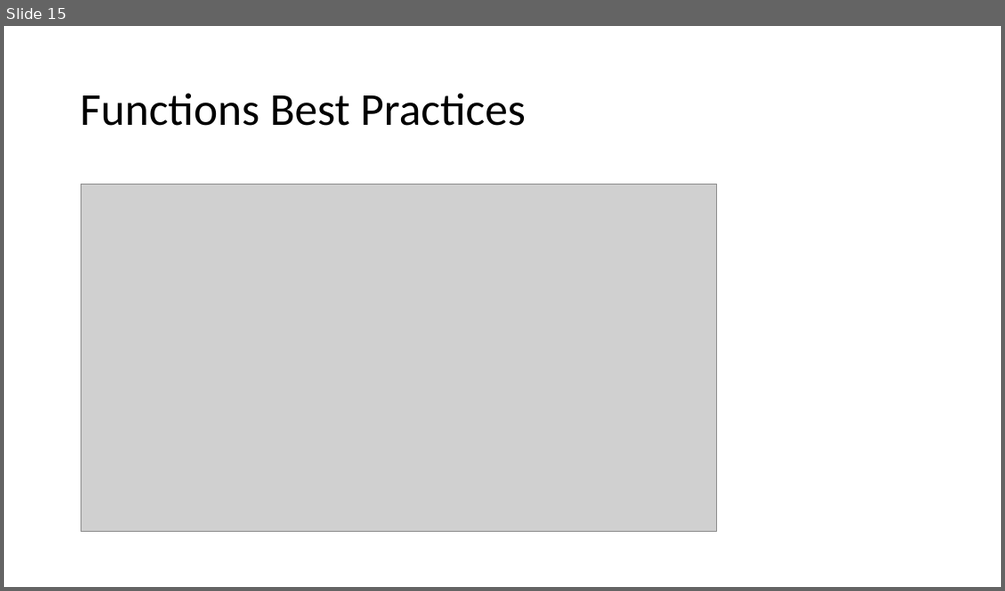
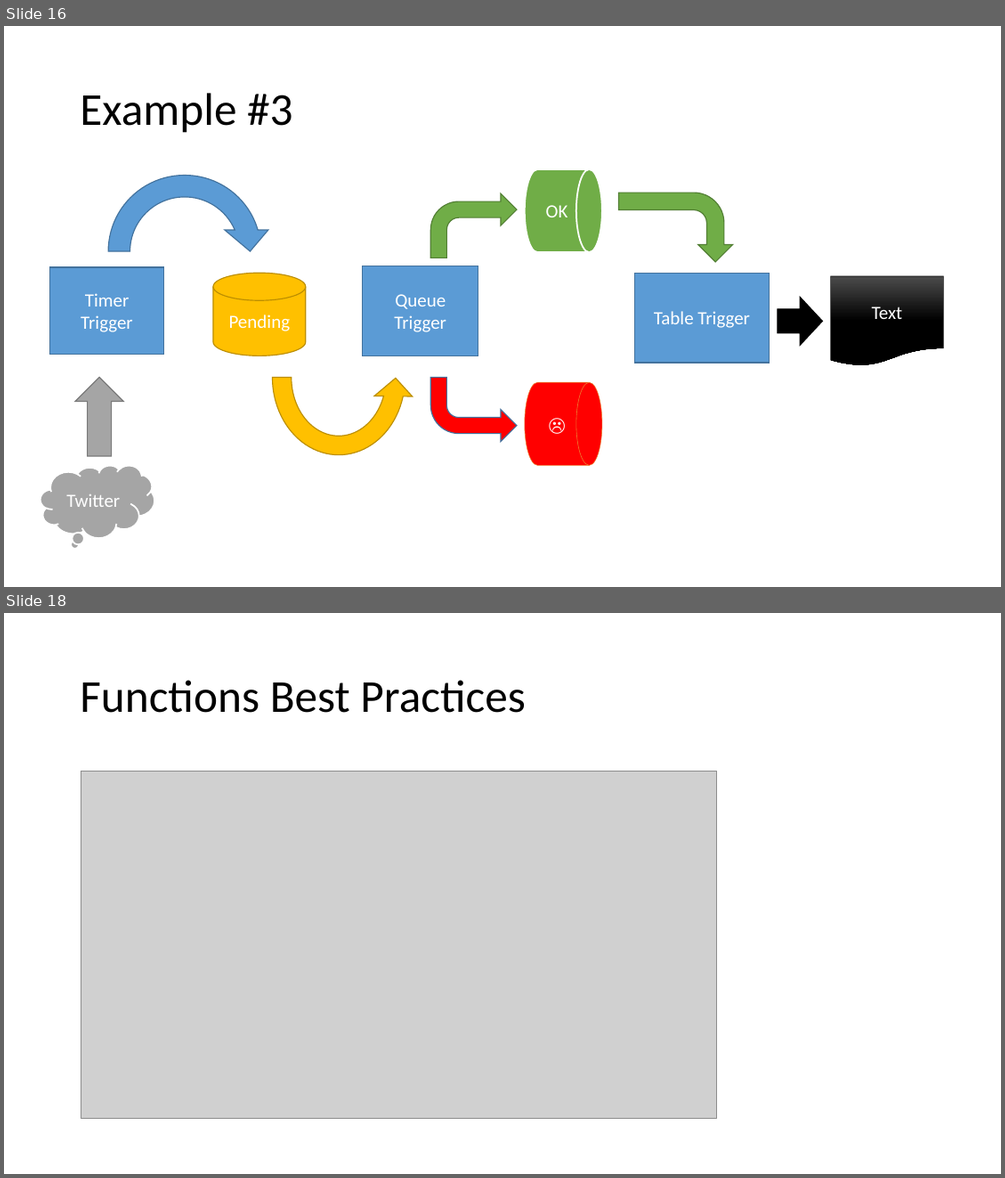
Before and after one commit to jamessdixon/Trinug.MainMeeting.March2017, a slide deck: Presentation/AzureFunctions.pptx. Shown one above the other, each under a label of ours: slide 15 before the commit, slides 16 and 18 after it; the slides between them are not shown. The pictures are 1005x591 and 1005x1178 pixels, drawn with LibreOffice and Linux fonts; fonts in the diff are those of the drawing; grey boxes stand for pictures. Boxes give left, top, right and bottom in pixels: in the first picture for what was removed or moved away, otherwise in the second. Text is boxed around its words. In the diff, an @@ line names an element or a change of style, - is before the commit and + after.

```diff
--- a/Presentation/AzureFunctions.pptx
+++ b/Presentation/AzureFunctions.pptx
@@ slide 16 added at [4, 26, 1001, 587], background #FFFFFF @@
@@ title added at [80, 93, 293, 133], 44 pt, text #000000 @@
+Example #3
@@ circular arrow added at [97, 164, 272, 338], fill #5B9BD5, outline #43739E 1 pt @@
@@ flow chart magnetic drum added at [525, 169, 602, 253], fill #70AD47, outline #FFFFFF 1.5 pt, 18 pt, text #FFFFFF @@
+OK
@@ bent arrow added at [431, 193, 517, 257], fill #70AD47, outline #538035 1 pt @@
@@ bent arrow added at [619, 192, 733, 263], fill #70AD47, outline #538035 1 pt @@
@@ rectangle added at [49, 267, 164, 354], fill #5B9BD5, outline #43739E 1 pt, 18 pt, text #FFFFFF @@
+Timer Trigger
@@ cylinder added at [213, 273, 306, 356], fill #FFC000, outline #BD8E00 1 pt, 18 pt, text #FFFFFF @@
+Pending
@@ circular arrow added at [263, 290, 414, 464], fill #FFC000, outline #BD8E00 1 pt @@
@@ rectangle added at [363, 266, 479, 356], fill #5B9BD5, outline #43739E 1 pt, 18 pt, text #FFFFFF @@
+Queue Trigger
@@ rectangle added at [634, 273, 769, 362], fill #5B9BD5, outline #43739E 1 pt, 18 pt, text #FFFFFF @@
+Table Trigger
@@ flow chart document added at [830, 276, 943, 366], fill gradient #4B4B4B to #000000, outline #000000 0.5 pt, 18 pt, text #FFFFFF @@
+Text
@@ right arrow added at [778, 297, 823, 345], fill #000000, outline #000000 1 pt @@
@@ right arrow added at [75, 377, 123, 456], fill #A5A5A5, outline #7A7A7A 1 pt @@
@@ bent arrow added at [431, 378, 517, 442], fill #FF0000, outline #43739E 1 pt @@
@@ flow chart magnetic drum added at [525, 382, 602, 465], fill #FF0000, outline #ED7D31 0.5 pt, 18 pt, text #FFFFFF @@
+☹
@@ thought cloud added at [40, 465, 155, 538], fill #A5A5A5, outline #FFFFFF 1.5 pt, 18 pt, text #FFFFFF @@
+Twitter
@@ what was slide 15 is now slide 18 @@
```
Also in this commit, not shown: 3 slides changed, 3 other slides added, 1 slide removed.
